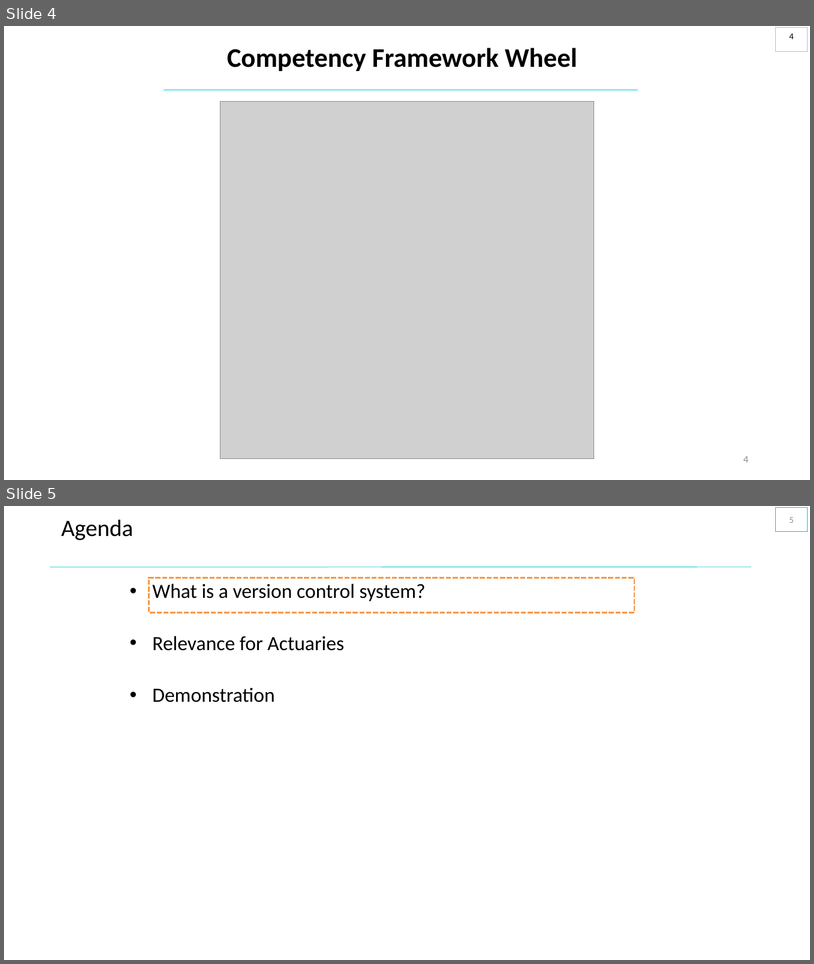
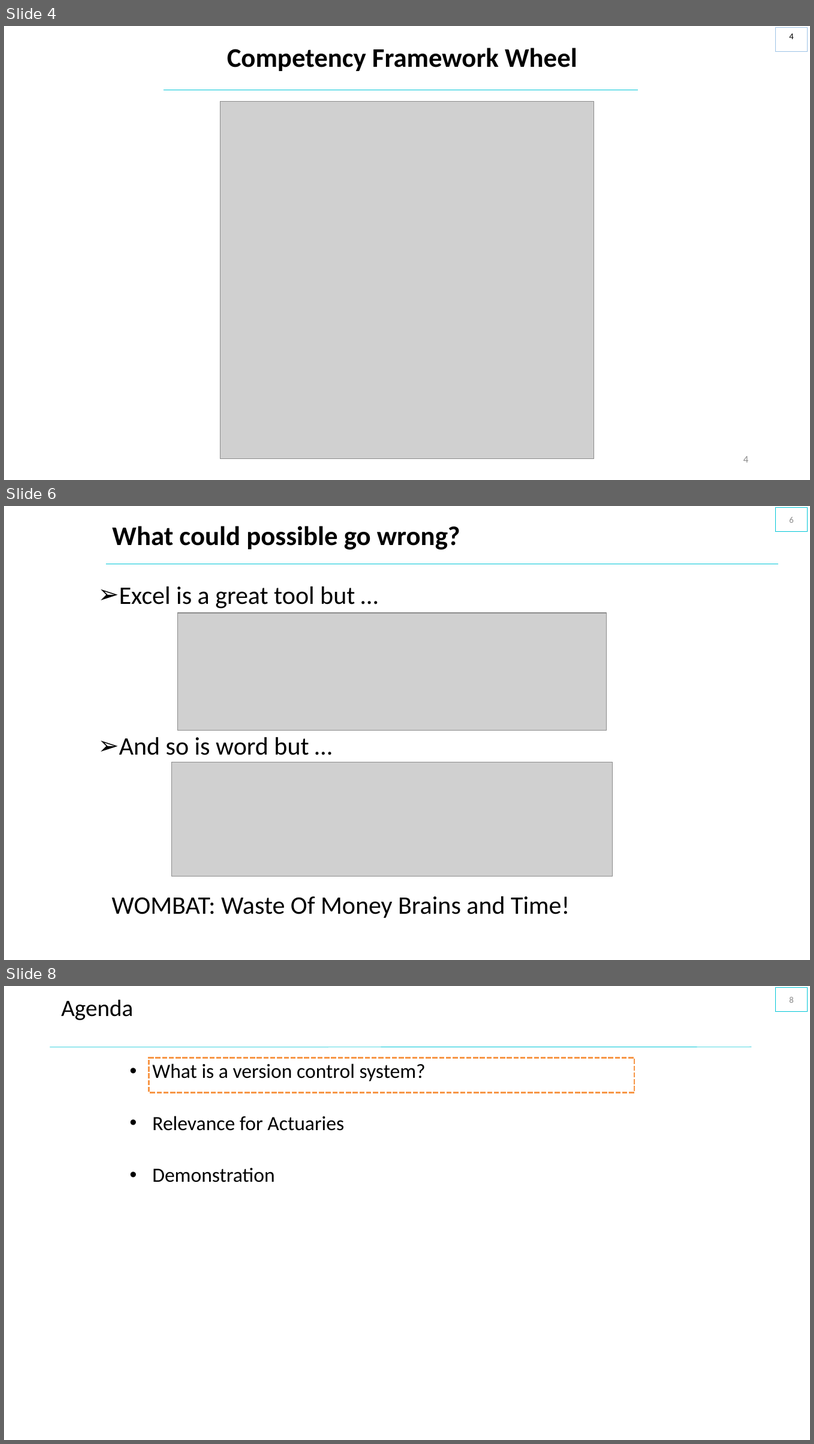
Before and after one commit to saidataanalytics/versioncontrol, a slide deck: SAI_Slides_Version_Control.pptx. Shown one above the other, each under a label of ours: slides 4 and 5 before the commit, slides 4, 6 and 8 after it; the slides between them are not shown. The pictures are 814x964 and 814x1444 pixels, drawn with LibreOffice and Linux fonts; fonts in the diff are those of the drawing; grey boxes stand for pictures; background and template pictures are left out. Boxes give left, top, right and bottom in pixels: in the first picture for what was removed or moved away, otherwise in the second. Text is boxed around its words. In the diff, an @@ line names an element or a change of style, - is before the commit and + after.

```diff
--- a/SAI_Slides_Version_Control.pptx
+++ b/SAI_Slides_Version_Control.pptx
@@ slide 6 added at [4,506,810,960], background #FFFFFF @@
@@ page number added at [776,507,808,531], outline #00C6D7 0.75 pt, 10.5 pt, text #8C8C8C @@
+6
@@ title added at [112,526,461,550], 32 pt, text #000000, bold @@
+What could possible go wrong?
@@ line added from (106, 564) to (779, 564), #00C6D7 0.5 pt @@
@@ text added at [119,586,355,609], 30 pt, text #000000 @@
+➢ Excel is a great tool but …
@@ picture added at [178,613,607,730] @@
@@ text added at [119,737,309,755], 30 pt, text #000000 @@
+➢ And so is word but …
@@ picture added at [171,762,613,876] @@
@@ text added at [112,896,570,918], 30 pt, text #000000 @@
+WOMBAT: Waste Of Money Brains and Time!
@@ what was slide 5 is now slide 8 @@
@@ page number at [789,997,794,1003]: text changed @@
-5
+8
```
Also in this commit, not shown: 5 slides changed, 6 other slides added, 1 other file.
